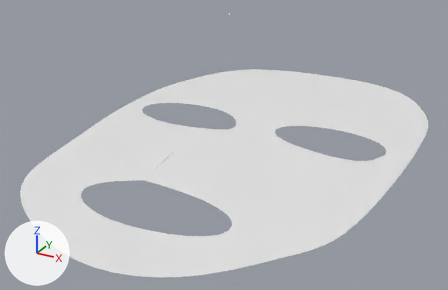
Before and after pictures for a commit that changed the Blender file asset-sources/layers.blend.
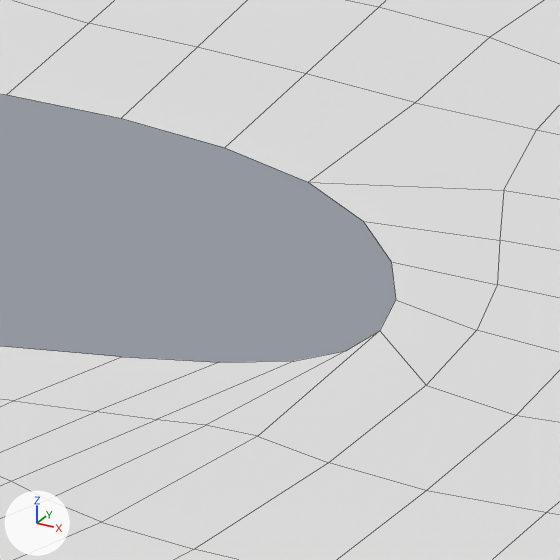
Each version appears first whole from a 50 mm camera at (370.0, -685.0, 162.0) aimed at (-3.0, -7.0, -177.0), and next in a close-up on the part from 45% to 56% of the width and 34% to 51% of the height. Lighting does not change. The marker at lower left points along +X, +Y and +Z. The close-ups show mesh edges as thin lines.
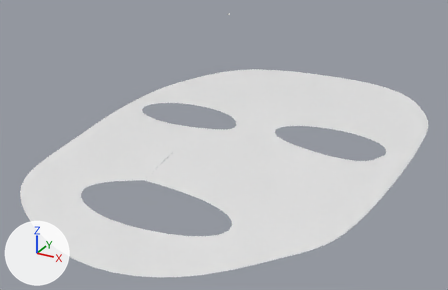
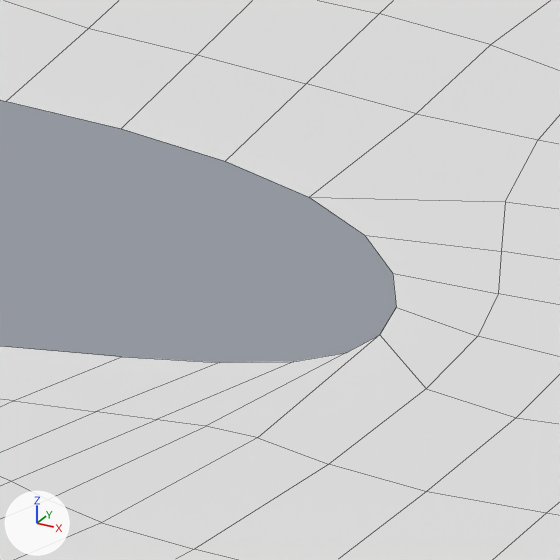
The change, as a diff of the scene's bpy script:
```diff
--- a/asset-sources/layers.blend.py
+++ b/asset-sources/layers.blend.py
@@ me_grid_001 @@
 me_grid_001.from_pydata(...)  # 63 vertices, 43 faces; spans x -231.0..230.0, y -320.0..383.0, z 0.0
 # used by ob_grid_001; location = (0.0, 0.0, -184.0)
-me_grid_001.vertices[20].co = (-56.0, 128.0, 0.0)
+# me_grid_001 part 1
+me_grid_001.vertices[20].co = (-51.0, 121.0, 0.0)
```

Boxes [x1, y1, x2, y2] around the edits, measured in the close-ups (560 x 560 px; the box of a moved part takes in the faces that stretch with it):
part 1 of me_grid_001, moved or reshaped: before [0, 0, 560, 422]; after [0, 0, 560, 424]
